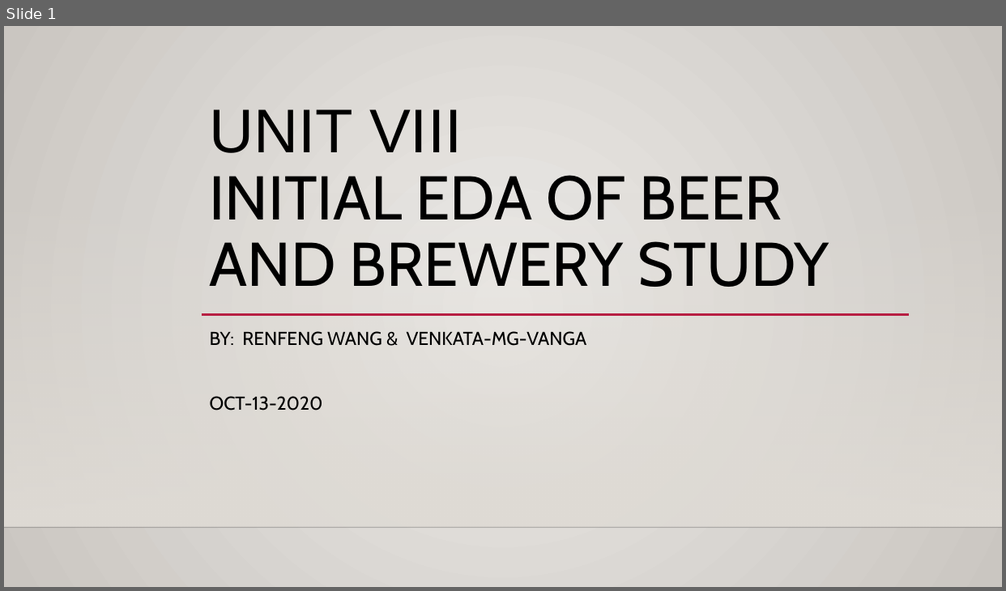
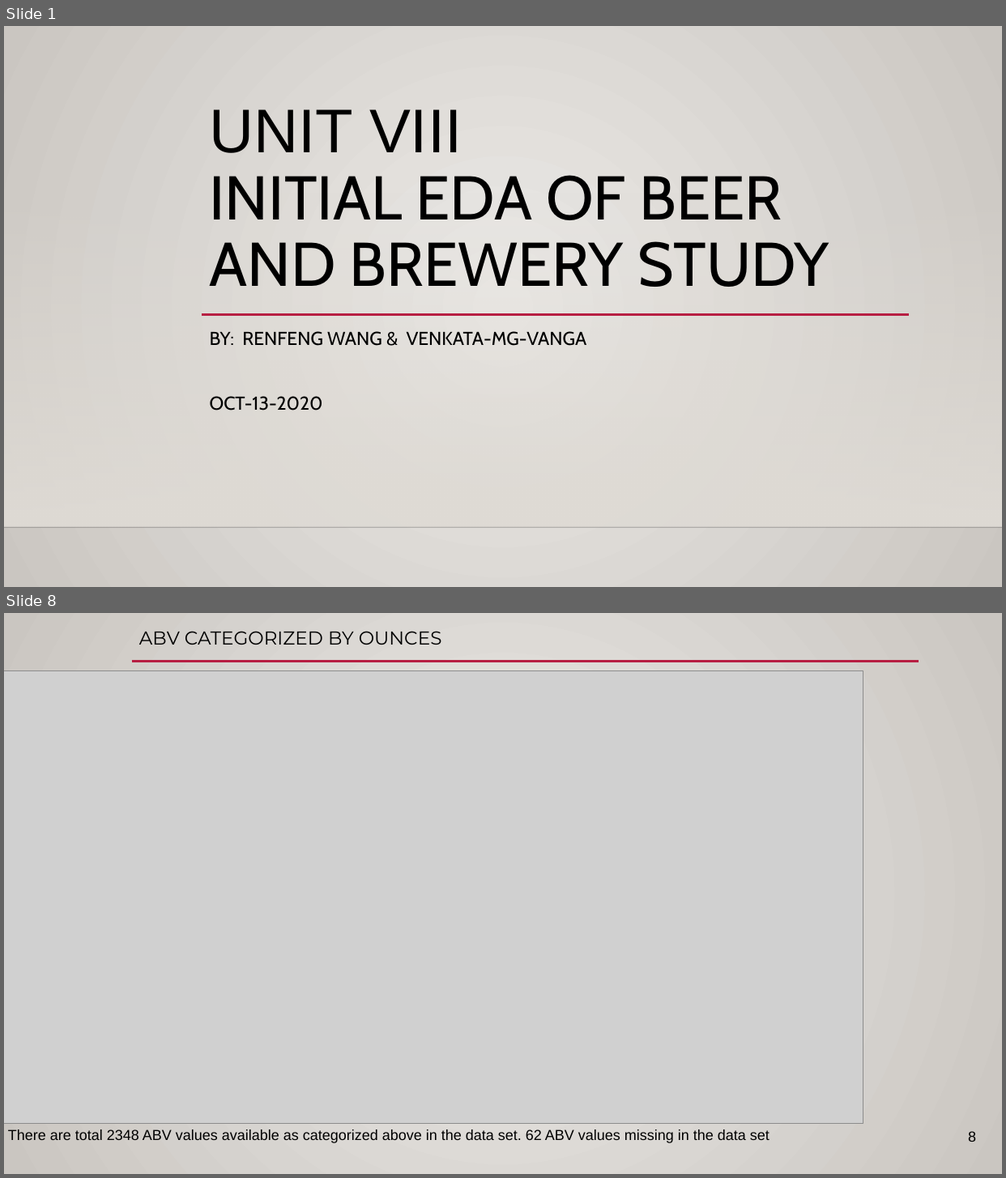
Before and after one commit to VenkataVanga/MSDS-6306, a slide deck: Unit8_Live_Session_Assignment.pptx. Shown one above the other, each under a label of ours: slide 1 before the commit, slides 1 and 8 after it; the slides between them are not shown. The pictures are 1006x591 and 1006x1178 pixels, drawn with LibreOffice and Linux fonts; fonts in the diff are those of the drawing; grey boxes stand for pictures; background and template pictures are left out. Boxes give left, top, right and bottom in pixels: in the first picture for what was removed or moved away, otherwise in the second. Text is boxed around its words. In the diff, an @@ line names an element or a change of style, - is before the commit and + after.

```diff
--- a/Unit8_Live_Session_Assignment.pptx
+++ b/Unit8_Live_Session_Assignment.pptx
@@ slide 8 added at (4,613,1002,1174), background gradient #ECEAE7 to #CAC7C1 @@
@@ title added at (139,631,442,645), 18 pt, text #000000 @@
+ABV CATEGORIZED BY OUNCES
@@ line added from (132, 661) to (918, 661), #B71E42 2.5 pt @@
@@ picture added at (4,671,863,1124) @@
@@ text added at (8,1130,769,1144), 14 pt, text #000000 @@
+There are total 2348 ABV values available as categorized above in the data set. 62 ABV values missing in the data set
@@ page number added at (968,1131,976,1142), 14 pt, text #000000 @@
+8
```
Also in this commit, not shown: 3 slides changed, 4 other slides added, 2 slides removed.
